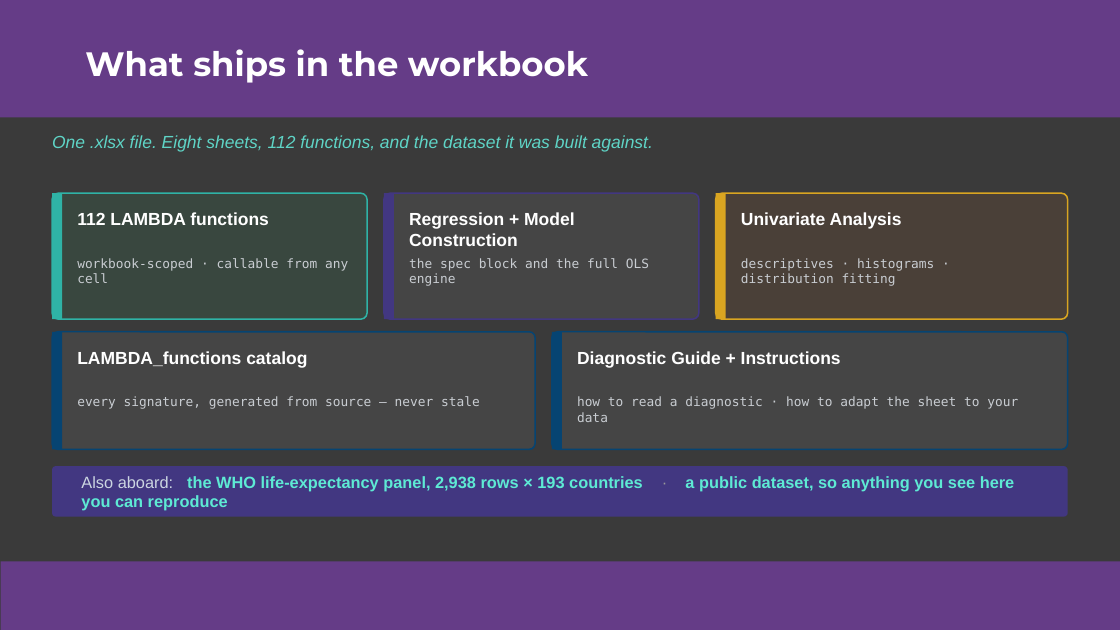
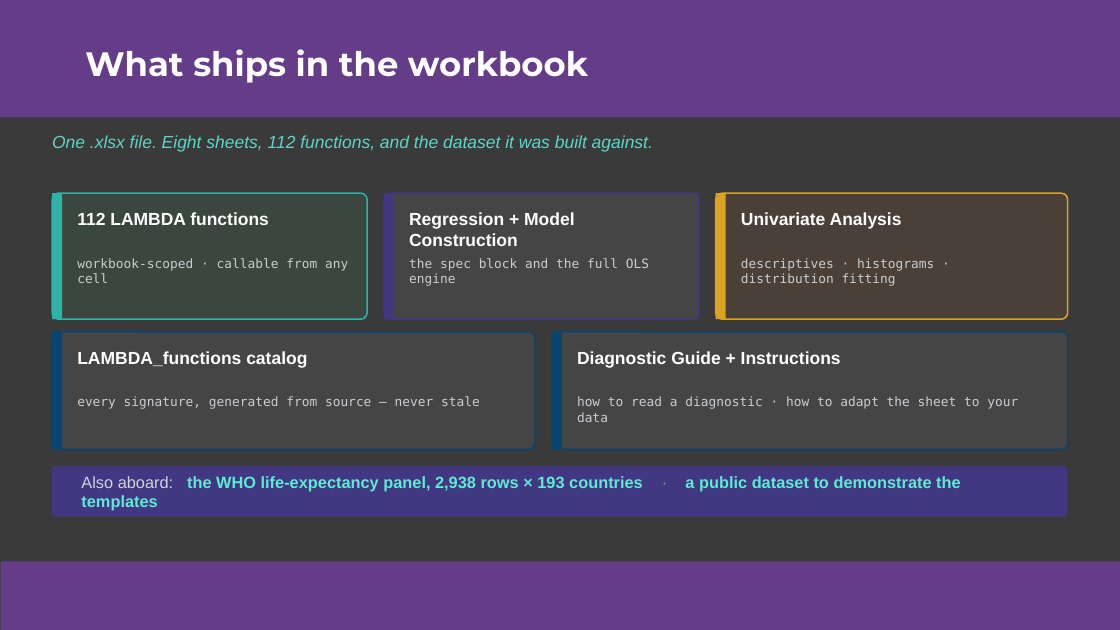
Before and after one commit to colodnerdata/Statistical_Analysis_Lambda_Catalog, a slide deck: slide 8 of Presentations/Excel is Turing Complete CECOP Colodner.pptx (slide 7 before the commit). Drawn at 1120x630 pixels with LibreOffice and Linux fonts; fonts in the diff are those of the drawing. Boxes give left, top, right and bottom in pixels: in the first picture for what was removed or moved away, otherwise in the second. Text is boxed around its words. In the diff, an @@ line names an element or a change of style, - is before the commit and + after.

```diff
--- a/Presentations/Excel is Turing Complete CECOP Colodner.pptx
+++ b/Presentations/Excel is Turing Complete CECOP Colodner.pptx
@@ text at [81,476,960,491]: text changed @@
-Also aboard: the WHO life-expectancy panel, 2,938 rows × 193 countries · a public dataset, so anything you see here you can reproduce
+Also aboard: the WHO life-expectancy panel, 2,938 rows × 193 countries · a public dataset to demonstrate the templates
```
Also in this commit, not shown: 23 other slides changed, 5 slides added, 3 other files.
